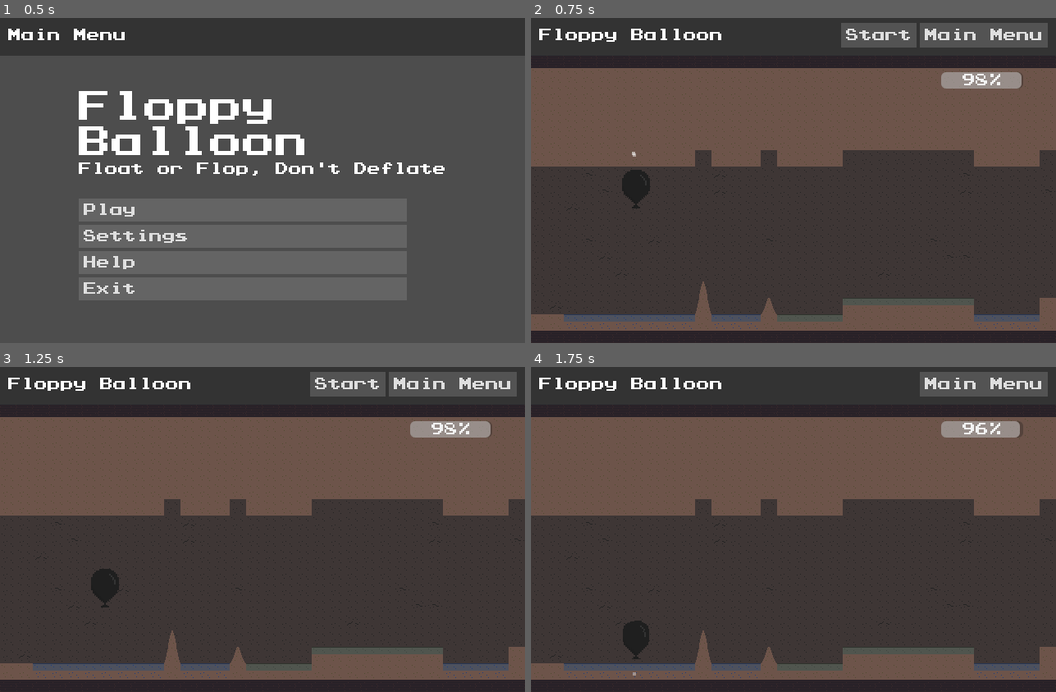
Above: before the commit, frames 1-4 (two rows, left to right).
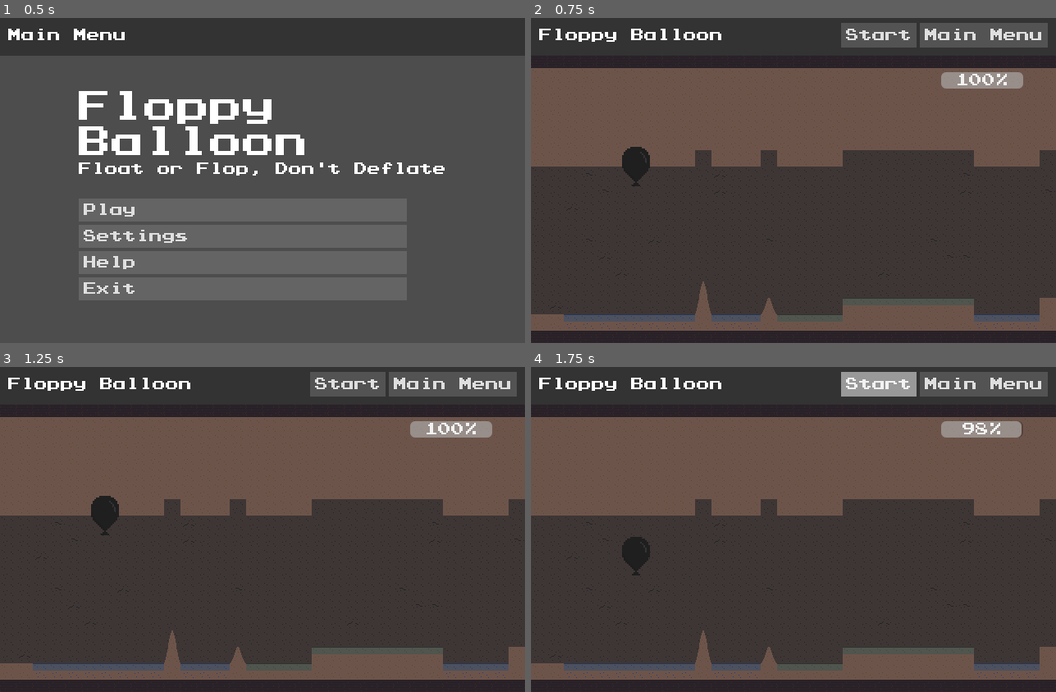
Above: after the commit, the same moments.

Repository: omniuni/Godot_Scroller_Floppy_Balloon
Game: Godot game, scene res://Scenes/screen_menu.tscn
Same seed, same stepped clock (60 frames per second), same inputs: the game is played once before the commit and once after it. Sound files missing from this copy of the repository are replaced by a short silence.
Inputs:
- Up to frame 1 (0.5 s): no input
- Up to frame 2 (0.75 s): click "Play" at 0.5 s
- Up to frame 3 (1.25 s): no input
- Up to frame 4 (1.75 s): click "Start" at 1.25 s

Frame 1 is identical in both runs. In frame 2, 0.9% of the frame differs, in the area x 17-94%, y 16-59%; in frame 3, 1.0%; in frame 4, 2.0%, in the area x 17-94%, y 1-95%.

Commit message:
make start button work

Diff:
--- a/Scenes/item_balloon.tscn
+++ b/Scenes/item_balloon.tscn
@@ -7,57 +7,6 @@
 [sub_resource type="PhysicsMaterial" id="PhysicsMaterial_hcw2g"]
 friction = 0.6
 bounce = 0.3
-
-[sub_resource type="Animation" id="Animation_qkjg4"]
-length = 0.001
-tracks/0/type = "value"
-tracks/0/imported = false
-tracks/0/enabled = true
-tracks/0/path = NodePath("BalloonSkeleton/BSRight:scale")
-tracks/0/interp = 1
-tracks/0/loop_wrap = true
-tracks/0/keys = {
-"times": PackedFloat32Array(0),
-"transitions": PackedFloat32Array(1),
-"update": 0,
-"values": [Vector2(1, 1)]
-}
-tracks/1/type = "value"
-tracks/1/imported = false
-tracks/1/enabled = true
-tracks/1/path = NodePath("BalloonSkeleton/BSLeft:scale")
-tracks/1/interp = 1
-tracks/1/loop_wrap = true
-tracks/1/keys = {
-"times": PackedFloat32Array(0),
-"transitions": PackedFloat32Array(1),
-"update": 0,
-"values": [Vector2(1, 1)]
-}
-tracks/2/type = "value"
-tracks/2/imported = false
-tracks/2/enabled = true
-tracks/2/path = NodePath("BalloonSkeleton/BSUp:scale")
-tracks/2/interp = 1
-tracks/2/loop_wrap = true
-tracks/2/keys = {
-"times": PackedFloat32Array(0),
-"transitions": PackedFloat32Array(1),
-"update": 0,
-"values": [Vector2(1, 1)]
-}
-tracks/3/type = "value"
-tracks/3/imported = false
-tracks/3/enabled = true
-tracks/3/path = NodePath("BalloonSkeleton/BSDown:scale")
-tracks/3/interp = 1
-tracks/3/loop_wrap = true
-tracks/3/keys = {
-"times": PackedFloat32Array(0),
-"transitions": PackedFloat32Array(1),
-"update": 0,
-"values": [Vector2(1, 1)]
-}
 
 [sub_resource type="Animation" id="Animation_a16fh"]
 resource_name = "Deflate"
@@ -111,6 +60,57 @@
 "values": [Vector2(1, 1), Vector2(0.5, 0.4)]
 }
 
+[sub_resource type="Animation" id="Animation_qkjg4"]
+length = 0.001
+tracks/0/type = "value"
+tracks/0/imported = false
+tracks/0/enabled = true
+tracks/0/path = NodePath("BalloonSkeleton/BSRight:scale")
+tracks/0/interp = 1
+tracks/0/loop_wrap = true
+tracks/0/keys = {
+"times": PackedFloat32Array(0),
+"transitions": PackedFloat32Array(1),
+"update": 0,
+"values": [Vector2(1, 1)]
+}
+tracks/1/type = "value"
+tracks/1/imported = false
+tracks/1/enabled = true
+tracks/1/path = NodePath("BalloonSkeleton/BSLeft:scale")
+tracks/1/interp = 1
+tracks/1/loop_wrap = true
+tracks/1/keys = {
+"times": PackedFloat32Array(0),
+"transitions": PackedFloat32Array(1),
+"update": 0,
+"values": [Vector2(1, 1)]
+}
+tracks/2/type = "value"
+tracks/2/imported = false
+tracks/2/enabled = true
+tracks/2/path = NodePath("BalloonSkeleton/BSUp:scale")
+tracks/2/interp = 1
+tracks/2/loop_wrap = true
+tracks/2/keys = {
+"times": PackedFloat32Array(0),
+"transitions": PackedFloat32Array(1),
+"update": 0,
+"values": [Vector2(1, 1)]
+}
+tracks/3/type = "value"
+tracks/3/imported = false
+tracks/3/enabled = true
+tracks/3/path = NodePath("BalloonSkeleton/BSDown:scale")
+tracks/3/interp = 1
+tracks/3/loop_wrap = true
+tracks/3/keys = {
+"times": PackedFloat32Array(0),
+"transitions": PackedFloat32Array(1),
+"update": 0,
+"values": [Vector2(1, 1)]
+}
+
 [sub_resource type="AnimationLibrary" id="AnimationLibrary_qkjg4"]
 _data = {
 &"Deflate": SubResource("Animation_a16fh"),
@@ -130,6 +130,7 @@
 gravity_scale = 0.3
 center_of_mass_mode = 1
 center_of_mass = Vector2(0, 20)
+freeze = true
 contact_monitor = true
 max_contacts_reported = 3
 script = ExtResource("2_a16fh")
--- a/Scenes/sub_game.tscn
+++ b/Scenes/sub_game.tscn
@@ -36,6 +36,18 @@
 
 [node name="SubGame" type="SubViewportContainer"]
 script = ExtResource("1_v5fik")
+tile_type_rock = null
+tile_type_ground = null
+tile_type_cave = null
+tile_type_cave_crack = null
+tile_type_cave_rock = null
+tile_type_safe = null
+tile_type_heal = null
+tile_type_sg_sm = null
+tile_type_sc_sm = null
+tile_type_sg_lgb = null
+tile_type_sg_lgt = null
+platform_start = null
 
 [node name="SubViewport" type="SubViewport" parent="."]
 handle_input_locally = false
--- a/Scripts/item_balloon.gd
+++ b/Scripts/item_balloon.gd
@@ -75,6 +75,10 @@
 
 	pass
 
+func freeze(freeze: bool) -> void:
+	balloon_body.freeze = freeze
+	pass
+
 func _on_debouncer_timeout() -> void:
 	if bump_debounce > 0:
 		bump_debounce-=50
--- a/Scripts/screen_main.gd
+++ b/Scripts/screen_main.gd
@@ -40,7 +40,7 @@
 	pass
 
 func _on_bar_top_on_secondary_action() -> void:
-	menu_bar.Action_Two = ""
+	balloon.freeze(false)
 	pass
 
 func _on_item_balloon_balloon_life(life: float) -> void:
--- a/Scripts/sub_game.gd
+++ b/Scripts/sub_game.gd
@@ -1,13 +1,8 @@
 extends SubViewportContainer
 
-@onready
-var tile_map_cave_walls: TileMapLayerLimits = $SubViewport/TileMapGroup/CaveWalls
-
-@onready
-var timerTerrain: Timer = $TimerGenerateTerrain
-
-@onready
-var game_camera: Camera2D = $SubViewport.get_camera_2d()
+@onready var tile_map_cave_walls: TileMapLayerLimits = $SubViewport/TileMapGroup/CaveWalls
+@onready var timerTerrain: Timer = $TimerGenerateTerrain
+@onready var game_camera: Camera2D = $SubViewport.get_camera_2d()
 
 var generator = RandomNumberGenerator.new()
 
@@ -20,6 +15,7 @@
 func _process(delta: float) -> void:
 
 	pass
+
 
 func _on_timer_timeout() -> void:
 	floor_and_ceiling()
